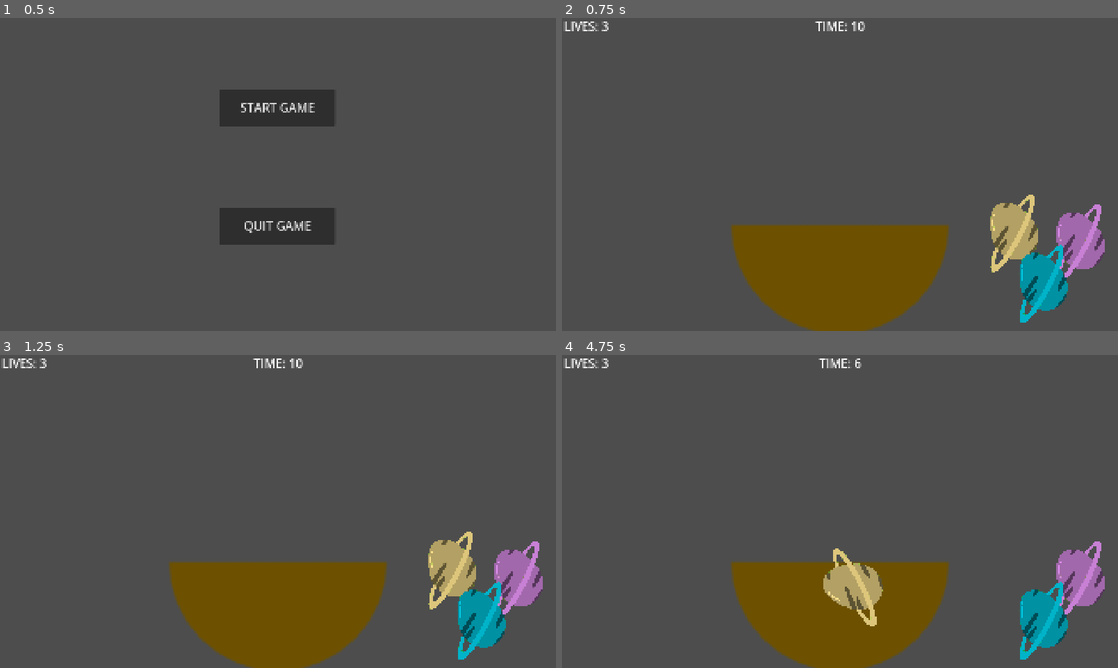
Above: before the commit, frames 1-4 (two rows, left to right).
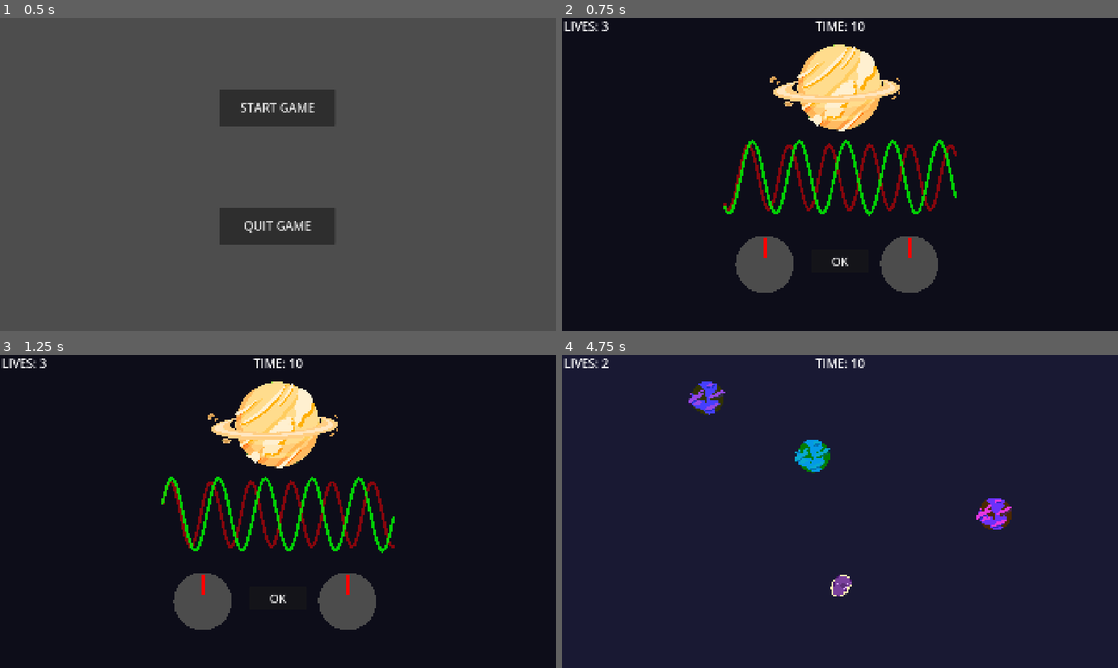
Above: after the commit, the same moments.

Repository: saangosu/BREAK-THE-WORLD-unisabana-gamejam-2026
Game: Godot game, scene res://scenes/main_scene.tscn
Same seed, same stepped clock (60 frames per second), same inputs: the game is played once before the commit and once after it.
Inputs (mouse positions are in pixels of both pictures, inside the frame that each line leads up to):
- Up to frame 1 (0.5 s): no input
- Up to frame 2 (0.75 s): click "START GAME" at 0.5 s
- Up to frame 3 (1.25 s): no input
- Up to frame 4 (4.75 s): click (840, 599) at 1.25 s, where only the run after the commit has a clickable "OK"; click (840, 599) at 2 s, where only the run after the commit has a clickable "OK"; click (840, 599) at 2.75 s, where only the run after the commit has a clickable "OK"; tap Enter (ui_accept) at 3.5 s; drag from (1012, 567) to (840, 561) at 3.52 s; click (840, 445) at 4.25 s, where only the run after the commit has a clickable "START GAME"

Frame 1 is identical in both runs. In frame 2, 100% of the frame differs, in the area x 0-100%, y 0-100%; in frame 3, 100%; in frame 4, 100%.

Commit message:
Changes of  mini game 5

Diff:
--- a/Breaking News THE UNIVERSE/scenes/Minigame5/MiniGame5.tscn
+++ /dev/null
@@ -1,32 +0,0 @@
-[gd_scene format=3 uid="uid://dammconsy8ac7"]
-
-[ext_resource type="Script" uid="uid://d2i6c1f2knq1y" path="res://scenes/Minigame5/mini_game_5.gd" id="1_peu2q"]
-[ext_resource type="Texture2D" uid="uid://bvlan7jb7dn1" path="res://textures/art/Luna.png" id="2_ll6yd"]
-
-[node name="MiniGame5" type="Node2D" unique_id=1260531096]
-script = ExtResource("1_peu2q")
-
-[node name="Label" type="Label" parent="." unique_id=1248788211]
-offset_left = 381.0
-offset_top = 300.0
-offset_right = 499.0
-offset_bottom = 381.0
-
-[node name="Planeta" type="TextureRect" parent="." unique_id=1849970147]
-custom_minimum_size = Vector2(200, 200)
-offset_left = 1060.0
-offset_top = 265.0
-offset_right = 3220.0
-offset_bottom = 1885.0
-scale = Vector2(0.2, 0.2)
-mouse_filter = 0
-texture = ExtResource("2_ll6yd")
-
-[node name="ProgressBar" type="ProgressBar" parent="." unique_id=1569619162]
-custom_minimum_size = Vector2(400, 30)
-offset_left = 284.0
-offset_top = 10.0
-offset_right = 509.0
-offset_bottom = 96.0
-
-[connection signal="gui_input" from="Planeta" to="." method="_on_planeta_gui_input"]
--- a/Breaking News THE UNIVERSE/scenes/Minigame5/mini_game_5.gd
+++ /dev/null
@@ -1,45 +0,0 @@
-extends Minigame
-
-# Cuánto movimiento de ratón se necesita para completar el rallado
-var rallado_necesario = 400.0
-var rallado_actual = 0.0
-
-# Para detectar el movimiento rápido del mouse
-var esta_presionado = false
-var ultima_pos_mouse = Vector2.ZERO
-
-func _ready():
-	$Label.text = "Ralla la luna para el spaguetti galáctico\nHaz click en el planeta y mueve el mouse arriba y abajo rápido"
-	$ProgressBar.max_value = rallado_necesario
-	$ProgressBar.value = 0
-
-func _process(delta):
-	if esta_presionado:
-		var pos_actual = get_viewport().get_mouse_position()
-		var movimiento = abs(pos_actual.y - ultima_pos_mouse.y)
-
-		# Solo cuenta si el movimiento es rápido (más de 5 pixels)
-		if movimiento > 5:
-			rallado_actual += movimiento
-			$ProgressBar.value = rallado_actual
-
-			if rallado_actual >= rallado_necesario:
-				nivel_superado()
-
-		ultima_pos_mouse = pos_actual
-
-func _on_planeta_gui_input(event):
-	if event is InputEventMouseButton:
-		if event.button_index == MOUSE_BUTTON_LEFT:
-			esta_presionado = event.pressed
-			ultima_pos_mouse = get_viewport().get_mouse_position()
-
-func nivel_superado():
-	esta_presionado = false
-	$Label.text = "Spaguetti galáctico listo!"
-	completed.emit()
-
-func nivel_fallido():
-	esta_presionado = false
-	$Label.text = "Fallaste!"
-	lost.emit()
--- /dev/null
+++ b/Breaking News THE UNIVERSE/scenes/minigame_5/minigame_5.tscn
@@ -0,0 +1,654 @@
+[gd_scene load_steps=4 format=3 uid="uid://minigame5"]
+
+[ext_resource type="Script" path="res://scripts/minigame_5/minigame_5.gd" id="1_script"]
+[ext_resource type="Texture2D" uid="uid://bvlan7jb7dn1" path="res://textures/art/Luna.png" id="2_moon"]
+
+[sub_resource type="StyleBoxFlat" id="StyleBoxFlat_bg"]
+bg_color = Color(0.2, 0.2, 0.2, 1)
+
+[sub_resource type="StyleBoxFlat" id="StyleBoxFlat_fill"]
+bg_color = Color(1, 0.8, 0.2, 1)
+
+[node name="Minigame5" type="Node2D"]
+script = ExtResource("1_script")
+
+[node name="Background" type="ColorRect" parent="."]
+offset_right = 1920.0
+offset_bottom = 1080.0
+color = Color(0.1, 0.05, 0.15, 1)
+mouse_filter = 2
+
+[node name="GraterFrame" type="ColorRect" parent="."]
+offset_left = 760.0
+offset_top = 100.0
+offset_right = 1160.0
+offset_bottom = 980.0
+color = Color(0.65, 0.65, 0.7, 1)
+mouse_filter = 2
+
+[node name="GraterHolesBG" type="ColorRect" parent="GraterFrame"]
+layout_mode = 0
+offset_left = 40.0
+offset_top = 40.0
+offset_right = 360.0
+offset_bottom = 840.0
+color = Color(0.3, 0.3, 0.35, 1)
+mouse_filter = 2
+
+[node name="Hole_1" type="ColorRect" parent="GraterFrame/GraterHolesBG"]
+layout_mode = 0
+offset_left = 50.0
+offset_top = 50.0
+offset_right = 70.0
+offset_bottom = 70.0
+color = Color(0.1, 0.1, 0.1, 1)
+mouse_filter = 2
+
+[node name="Hole_2" type="ColorRect" parent="GraterFrame/GraterHolesBG"]
+layout_mode = 0
+offset_left = 50.0
+offset_top = 110.0
+offset_right = 70.0
+offset_bottom = 130.0
+color = Color(0.1, 0.1, 0.1, 1)
+mouse_filter = 2
+
+[node name="Hole_3" type="ColorRect" parent="GraterFrame/GraterHolesBG"]
+layout_mode = 0
+offset_left = 50.0
+offset_top = 170.0
+offset_right = 70.0
+offset_bottom = 190.0
+color = Color(0.1, 0.1, 0.1, 1)
+mouse_filter = 2
+
+[node name="Hole_4" type="ColorRect" parent="GraterFrame/GraterHolesBG"]
+layout_mode = 0
+offset_left = 50.0
+offset_top = 230.0
+offset_right = 70.0
+offset_bottom = 250.0
+color = Color(0.1, 0.1, 0.1, 1)
+mouse_filter = 2
+
+[node name="Hole_5" type="ColorRect" parent="GraterFrame/GraterHolesBG"]
+layout_mode = 0
+offset_left = 50.0
+offset_top = 290.0
+offset_right = 70.0
+offset_bottom = 310.0
+color = Color(0.1, 0.1, 0.1, 1)
+mouse_filter = 2
+
+[node name="Hole_6" type="ColorRect" parent="GraterFrame/GraterHolesBG"]
+layout_mode = 0
+offset_left = 50.0
+offset_top = 350.0
+offset_right = 70.0
+offset_bottom = 370.0
+color = Color(0.1, 0.1, 0.1, 1)
+mouse_filter = 2
+
+[node name="Hole_7" type="ColorRect" parent="GraterFrame/GraterHolesBG"]
+layout_mode = 0
+offset_left = 50.0
+offset_top = 410.0
+offset_right = 70.0
+offset_bottom = 430.0
+color = Color(0.1, 0.1, 0.1, 1)
+mouse_filter = 2
+
+[node name="Hole_8" type="ColorRect" parent="GraterFrame/GraterHolesBG"]
+layout_mode = 0
+offset_left = 50.0
+offset_top = 470.0
+offset_right = 70.0
+offset_bottom = 490.0
+color = Color(0.1, 0.1, 0.1, 1)
+mouse_filter = 2
+
+[node name="Hole_9" type="ColorRect" parent="GraterFrame/GraterHolesBG"]
+layout_mode = 0
+offset_left = 50.0
+offset_top = 530.0
+offset_right = 70.0
+offset_bottom = 550.0
+color = Color(0.1, 0.1, 0.1, 1)
+mouse_filter = 2
+
+[node name="Hole_10" type="ColorRect" parent="GraterFrame/GraterHolesBG"]
+layout_mode = 0
+offset_left = 50.0
+offset_top = 590.0
+offset_right = 70.0
+offset_bottom = 610.0
+color = Color(0.1, 0.1, 0.1, 1)
+mouse_filter = 2
+
+[node name="Hole_11" type="ColorRect" parent="GraterFrame/GraterHolesBG"]
+layout_mode = 0
+offset_left = 50.0
+offset_top = 650.0
+offset_right = 70.0
+offset_bottom = 670.0
+color = Color(0.1, 0.1, 0.1, 1)
+mouse_filter = 2
+
+[node name="Hole_12" type="ColorRect" parent="GraterFrame/GraterHolesBG"]
+layout_mode = 0
+offset_left = 50.0
+offset_top = 710.0
+offset_right = 70.0
+offset_bottom = 730.0
+color = Color(0.1, 0.1, 0.1, 1)
+mouse_filter = 2
+
+[node name="Hole_13" type="ColorRect" parent="GraterFrame/GraterHolesBG"]
+layout_mode = 0
+offset_left = 50.0
+offset_top = 770.0
+offset_right = 70.0
+offset_bottom = 790.0
+color = Color(0.1, 0.1, 0.1, 1)
+mouse_filter = 2
+
+[node name="Hole_14" type="ColorRect" parent="GraterFrame/GraterHolesBG"]
+layout_mode = 0
+offset_left = 110.0
+offset_top = 50.0
+offset_right = 130.0
+offset_bottom = 70.0
+color = Color(0.1, 0.1, 0.1, 1)
+mouse_filter = 2
+
+[node name="Hole_15" type="ColorRect" parent="GraterFrame/GraterHolesBG"]
+layout_mode = 0
+offset_left = 110.0
+offset_top = 110.0
+offset_right = 130.0
+offset_bottom = 130.0
+color = Color(0.1, 0.1, 0.1, 1)
+mouse_filter = 2
+
+[node name="Hole_16" type="ColorRect" parent="GraterFrame/GraterHolesBG"]
+layout_mode = 0
+offset_left = 110.0
+offset_top = 170.0
+offset_right = 130.0
+offset_bottom = 190.0
+color = Color(0.1, 0.1, 0.1, 1)
+mouse_filter = 2
+
+[node name="Hole_17" type="ColorRect" parent="GraterFrame/GraterHolesBG"]
+layout_mode = 0
+offset_left = 110.0
+offset_top = 230.0
+offset_right = 130.0
+offset_bottom = 250.0
+color = Color(0.1, 0.1, 0.1, 1)
+mouse_filter = 2
+
+[node name="Hole_18" type="ColorRect" parent="GraterFrame/GraterHolesBG"]
+layout_mode = 0
+offset_left = 110.0
+offset_top = 290.0
+offset_right = 130.0
+offset_bottom = 310.0
+color = Color(0.1, 0.1, 0.1, 1)
+mouse_filter = 2
+
+[node name="Hole_19" type="ColorRect" parent="GraterFrame/GraterHolesBG"]
+layout_mode = 0
+offset_left = 110.0
+offset_top = 350.0
+offset_right = 130.0
+offset_bottom = 370.0
+color = Color(0.1, 0.1, 0.1, 1)
+mouse_filter = 2
+
+[node name="Hole_20" type="ColorRect" parent="GraterFrame/GraterHolesBG"]
+layout_mode = 0
+offset_left = 110.0
+offset_top = 410.0
+offset_right = 130.0
+offset_bottom = 430.0
+color = Color(0.1, 0.1, 0.1, 1)
+mouse_filter = 2
+
+[node name="Hole_21" type="ColorRect" parent="GraterFrame/GraterHolesBG"]
+layout_mode = 0
+offset_left = 110.0
+offset_top = 470.0
+offset_right = 130.0
+offset_bottom = 490.0
+color = Color(0.1, 0.1, 0.1, 1)
+mouse_filter = 2
+
+[node name="Hole_22" type="ColorRect" parent="GraterFrame/GraterHolesBG"]
+layout_mode = 0
+offset_left = 110.0
+offset_top = 530.0
+offset_right = 130.0
+offset_bottom = 550.0
+color = Color(0.1, 0.1, 0.1, 1)
+mouse_filter = 2
+
+[node name="Hole_23" type="ColorRect" parent="GraterFrame/GraterHolesBG"]
+layout_mode = 0
+offset_left = 110.0
+offset_top = 590.0
+offset_right = 130.0
+offset_bottom = 610.0
+color = Color(0.1, 0.1, 0.1, 1)
+mouse_filter = 2
+
+[node name="Hole_24" type="ColorRect" parent="GraterFrame/GraterHolesBG"]
+layout_mode = 0
+offset_left = 110.0
+offset_top = 650.0
+offset_right = 130.0
+offset_bottom = 670.0
+color = Color(0.1, 0.1, 0.1, 1)
+mouse_filter = 2
+
+[node name="Hole_25" type="ColorRect" parent="GraterFrame/GraterHolesBG"]
+layout_mode = 0
+offset_left = 110.0
+offset_top = 710.0
+offset_right = 130.0
+offset_bottom = 730.0
+color = Color(0.1, 0.1, 0.1, 1)
+mouse_filter = 2
+
+[node name="Hole_26" type="ColorRect" parent="GraterFrame/GraterHolesBG"]
+layout_mode = 0
+offset_left = 110.0
+offset_top = 770.0
+offset_right = 130.0
+offset_bottom = 790.0
+color = Color(0.1, 0.1, 0.1, 1)
+mouse_filter = 2
+
+[node name="Hole_27" type="ColorRect" parent="GraterFrame/GraterHolesBG"]
+layout_mode = 0
+offset_left = 170.0
+offset_top = 50.0
+offset_right = 190.0
+offset_bottom = 70.0
+color = Color(0.1, 0.1, 0.1, 1)
+mouse_filter = 2
+
+[node name="Hole_28" type="ColorRect" parent="GraterFrame/GraterHolesBG"]
+layout_mode = 0
+offset_left = 170.0
+offset_top = 110.0
+offset_right = 190.0
+offset_bottom = 130.0
+color = Color(0.1, 0.1, 0.1, 1)
+mouse_filter = 2
+
+[node name="Hole_29" type="ColorRect" parent="GraterFrame/GraterHolesBG"]
+layout_mode = 0
+offset_left = 170.0
+offset_top = 170.0
+offset_right = 190.0
+offset_bottom = 190.0
+color = Color(0.1, 0.1, 0.1, 1)
+mouse_filter = 2
+
+[node name="Hole_30" type="ColorRect" parent="GraterFrame/GraterHolesBG"]
+layout_mode = 0
+offset_left = 170.0
+offset_top = 230.0
+offset_right = 190.0
+offset_bottom = 250.0
+color = Color(0.1, 0.1, 0.1, 1)
+mouse_filter = 2
+
+[node name="Hole_31" type="ColorRect" parent="GraterFrame/GraterHolesBG"]
+layout_mode = 0
+offset_left = 170.0
+offset_top = 290.0
+offset_right = 190.0
+offset_bottom = 310.0
+color = Color(0.1, 0.1, 0.1, 1)
+mouse_filter = 2
+
+[node name="Hole_32" type="ColorRect" parent="GraterFrame/GraterHolesBG"]
+layout_mode = 0
+offset_left = 170.0
+offset_top = 350.0
+offset_right = 190.0
+offset_bottom = 370.0
+color = Color(0.1, 0.1, 0.1, 1)
+mouse_filter = 2
+
+[node name="Hole_33" type="ColorRect" parent="GraterFrame/GraterHolesBG"]
+layout_mode = 0
+offset_left = 170.0
+offset_top = 410.0
+offset_right = 190.0
+offset_bottom = 430.0
+color = Color(0.1, 0.1, 0.1, 1)
+mouse_filter = 2
+
+[node name="Hole_34" type="ColorRect" parent="GraterFrame/GraterHolesBG"]
+layout_mode = 0
+offset_left = 170.0
+offset_top = 470.0
+offset_right = 190.0
+offset_bottom = 490.0
+color = Color(0.1, 0.1, 0.1, 1)
+mouse_filter = 2
+
+[node name="Hole_35" type="ColorRect" parent="GraterFrame/GraterHolesBG"]
+layout_mode = 0
+offset_left = 170.0
+offset_top = 530.0
+offset_right = 190.0
+offset_bottom = 550.0
+color = Color(0.1, 0.1, 0.1, 1)
+mouse_filter = 2
+
+[node name="Hole_36" type="ColorRect" parent="GraterFrame/GraterHolesBG"]
+layout_mode = 0
+offset_left = 170.0
+offset_top = 590.0
+offset_right = 190.0
+offset_bottom = 610.0
+color = Color(0.1, 0.1, 0.1, 1)
+mouse_filter = 2
+
+[node name="Hole_37" type="ColorRect" parent="GraterFrame/GraterHolesBG"]
+layout_mode = 0
+offset_left = 170.0
+offset_top = 650.0
+offset_right = 190.0
+offset_bottom = 670.0
+color = Color(0.1, 0.1, 0.1, 1)
+mouse_filter = 2
+
+[node name="Hole_38" type="ColorRect" parent="GraterFrame/GraterHolesBG"]
+layout_mode = 0
+offset_left = 170.0
+offset_top = 710.0
+offset_right = 190.0
+offset_bottom = 730.0
+color = Color(0.1, 0.1, 0.1, 1)
+mouse_filter = 2
+
+[node name="Hole_39" type="ColorRect" parent="GraterFrame/GraterHolesBG"]
+layout_mode = 0
+offset_left = 170.0
+offset_top = 770.0
+offset_right = 190.0
+offset_bottom = 790.0
+color = Color(0.1, 0.1, 0.1, 1)
+mouse_filter = 2
+
+[node name="Hole_40" type="ColorRect" parent="GraterFrame/GraterHolesBG"]
+layout_mode = 0
+offset_left = 230.0
+offset_top = 50.0
+offset_right = 250.0
+offset_bottom = 70.0
+color = Color(0.1, 0.1, 0.1, 1)
+mouse_filter = 2
+
+[node name="Hole_41" type="ColorRect" parent="GraterFrame/GraterHolesBG"]
+layout_mode = 0
+offset_left = 230.0
+offset_top = 110.0
+offset_right = 250.0
+offset_bottom = 130.0
+color = Color(0.1, 0.1, 0.1, 1)
+mouse_filter = 2
+
+[node name="Hole_42" type="ColorRect" parent="GraterFrame/GraterHolesBG"]
+layout_mode = 0
+offset_left = 230.0
+offset_top = 170.0
+offset_right = 250.0
+offset_bottom = 190.0
+color = Color(0.1, 0.1, 0.1, 1)
+mouse_filter = 2
+
+[node name="Hole_43" type="ColorRect" parent="GraterFrame/GraterHolesBG"]
+layout_mode = 0
+offset_left = 230.0
+offset_top = 230.0
+offset_right = 250.0
+offset_bottom = 250.0
+color = Color(0.1, 0.1, 0.1, 1)
+mouse_filter = 2
+
+[node name="Hole_44" type="ColorRect" parent="GraterFrame/GraterHolesBG"]
+layout_mode = 0
+offset_left = 230.0
+offset_top = 290.0
+offset_right = 250.0
+offset_bottom = 310.0
+color = Color(0.1, 0.1, 0.1, 1)
+mouse_filter = 2
+
+[node name="Hole_45" type="ColorRect" parent="GraterFrame/GraterHolesBG"]
+layout_mode = 0
+offset_left = 230.0
+offset_top = 350.0
+offset_right = 250.0
+offset_bottom = 370.0
+color = Color(0.1, 0.1, 0.1, 1)
+mouse_filter = 2
+
+[node name="Hole_46" type="ColorRect" parent="GraterFrame/GraterHolesBG"]
+layout_mode = 0
+offset_left = 230.0
+offset_top = 410.0
+offset_right = 250.0
+offset_bottom = 430.0
+color = Color(0.1, 0.1, 0.1, 1)
+mouse_filter = 2
+
+[node name="Hole_47" type="ColorRect" parent="GraterFrame/GraterHolesBG"]
+layout_mode = 0
+offset_left = 230.0
+offset_top = 470.0
+offset_right = 250.0
+offset_bottom = 490.0
+color = Color(0.1, 0.1, 0.1, 1)
+mouse_filter = 2
+
+[node name="Hole_48" type="ColorRect" parent="GraterFrame/GraterHolesBG"]
+layout_mode = 0
+offset_left = 230.0
+offset_top = 530.0
+offset_right = 250.0
+offset_bottom = 550.0
+color = Color(0.1, 0.1, 0.1, 1)
+mouse_filter = 2
+
+[node name="Hole_49" type="ColorRect" parent="GraterFrame/GraterHolesBG"]
+layout_mode = 0
+offset_left = 230.0
+offset_top = 590.0
+offset_right = 250.0
+offset_bottom = 610.0
+color = Color(0.1, 0.1, 0.1, 1)
+mouse_filter = 2
+
+[node name="Hole_50" type="ColorRect" parent="GraterFrame/GraterHolesBG"]
+layout_mode = 0
+offset_left = 230.0
+offset_top = 650.0
+offset_right = 250.0
+offset_bottom = 670.0
+color = Color(0.1, 0.1, 0.1, 1)
+mouse_filter = 2
+
+[node name="Hole_51" type="ColorRect" parent="GraterFrame/GraterHolesBG"]
+layout_mode = 0
+offset_left = 230.0
+offset_top = 710.0
+offset_right = 250.0
+offset_bottom = 730.0
+color = Color(0.1, 0.1, 0.1, 1)
+mouse_filter = 2
+
+[node name="Hole_52" type="ColorRect" parent="GraterFrame/GraterHolesBG"]
+layout_mode = 0
+offset_left = 230.0
+offset_top = 770.0
+offset_right = 250.0
+offset_bottom = 790.0
+color = Color(0.1, 0.1, 0.1, 1)
+mouse_filter = 2
+
+[node name="Hole_53" type="ColorRect" parent="GraterFrame/GraterHolesBG"]
+layout_mode = 0
+offset_left = 290.0
+offset_top = 50.0
+offset_right = 310.0
+offset_bottom = 70.0
+color = Color(0.1, 0.1, 0.1, 1)
+mouse_filter = 2
+
+[node name="Hole_54" type="ColorRect" parent="GraterFrame/GraterHolesBG"]
+layout_mode = 0
+offset_left = 290.0
+offset_top = 110.0
+offset_right = 310.0
+offset_bottom = 130.0
+color = Color(0.1, 0.1, 0.1, 1)
+mouse_filter = 2
+
+[node name="Hole_55" type="ColorRect" parent="GraterFrame/GraterHolesBG"]
+layout_mode = 0
+offset_left = 290.0
+offset_top = 170.0
+offset_right = 310.0
+offset_bottom = 190.0
+color = Color(0.1, 0.1, 0.1, 1)
+mouse_filter = 2
+
+[node name="Hole_56" type="ColorRect" parent="GraterFrame/GraterHolesBG"]
+layout_mode = 0
+offset_left = 290.0
+offset_top = 230.0
+offset_right = 310.0
+offset_bottom = 250.0
+color = Color(0.1, 0.1, 0.1, 1)
+mouse_filter = 2
+
+[node name="Hole_57" type="ColorRect" parent="GraterFrame/GraterHolesBG"]
+layout_mode = 0
+offset_left = 290.0
+offset_top = 290.0
+offset_right = 310.0
+offset_bottom = 310.0
+color = Color(0.1, 0.1, 0.1, 1)
+mouse_filter = 2
+
+[node name="Hole_58" type="ColorRect" parent="GraterFrame/GraterHolesBG"]
+layout_mode = 0
+offset_left = 290.0
+offset_top = 350.0
+offset_right = 310.0
+offset_bottom = 370.0
+color = Color(0.1, 0.1, 0.1, 1)
+mouse_filter = 2
+
+[node name="Hole_59" type="ColorRect" parent="GraterFrame/GraterHolesBG"]
+layout_mode = 0
+offset_left = 290.0
+offset_top = 410.0
+offset_right = 310.0
+offset_bottom = 430.0
+color = Color(0.1, 0.1, 0.1, 1)
+mouse_filter = 2
+
+[node name="Hole_60" type="ColorRect" parent="GraterFrame/GraterHolesBG"]
+layout_mode = 0
+offset_left = 290.0
+offset_top = 470.0
+offset_right = 310.0
+offset_bottom = 490.0
+color = Color(0.1, 0.1, 0.1, 1)
+mouse_filter = 2
+
+[node name="Hole_61" type="ColorRect" parent="GraterFrame/GraterHolesBG"]
+layout_mode = 0
+offset_left = 290.0
+offset_top = 530.0
+offset_right = 310.0
+offset_bottom = 550.0
+color = Color(0.1, 0.1, 0.1, 1)
+mouse_filter = 2
+
+[node name="Hole_62" type="ColorRect" parent="GraterFrame/GraterHolesBG"]
+layout_mode = 0
+offset_left = 290.0
+offset_top = 590.0
+offset_right = 310.0
+offset_bottom = 610.0
+color = Color(0.1, 0.1, 0.1, 1)
+mouse_filter = 2
+
+[node name="Hole_63" type="ColorRect" parent="GraterFrame/GraterHolesBG"]
+layout_mode = 0
+offset_left = 290.0
+offset_top = 650.0
+offset_right = 310.0
+offset_bottom = 670.0
+color = Color(0.1, 0.1, 0.1, 1)
+mouse_filter = 2
+
+[node name="Hole_64" type="ColorRect" parent="GraterFrame/GraterHolesBG"]
+layout_mode = 0
+offset_left = 290.0
+offset_top = 710.0
+offset_right = 310.0
+offset_bottom = 730.0
+color = Color(0.1, 0.1, 0.1, 1)
+mouse_filter = 2
+
+[node name="Hole_65" type="ColorRect" parent="GraterFrame/GraterHolesBG"]
+layout_mode = 0
+offset_left = 290.0
+offset_top = 770.0
+offset_right = 310.0
+offset_bottom = 790.0
+color = Color(0.1, 0.1, 0.1, 1)
+mouse_filter = 2
+
+
+
+[node name="ProgressBar" type="ProgressBar" parent="."]
+offset_left = 1300.0
+offset_top = 100.0
+offset_right = 1400.0
+offset_bottom = 980.0
+theme_override_styles/background = SubResource("StyleBoxFlat_bg")
+theme_override_styles/fill = SubResource("StyleBoxFlat_fill")
+fill_mode = 3
+show_percentage = false
+
+[node name="CheeseParticles" type="CPUParticles2D" parent="."]
+position = Vector2(960, 540)
+emitting = false
+amount = 60
+lifetime = 1.0
+emission_shape = 3
+emission_rect_extents = Vector2(60, 20)
+direction = Vector2(0, 1)
+spread = 20.0
+gravity = Vector2(0, 1200)
+initial_velocity_min = 100.0
+initial_velocity_max = 300.0
+scale_amount_min = 8.0
+scale_amount_max = 16.0
+color = Color(1, 0.9, 0.2, 1)
+
+[node name="Moon" type="Sprite2D" parent="."]
+position = Vector2(960, 540)
+scale = Vector2(0.25, 0.25)
+texture = ExtResource("2_moon")
--- a/Breaking News THE UNIVERSE/scripts/game_manager.gd
+++ b/Breaking News THE UNIVERSE/scripts/game_manager.gd
@@ -12,7 +12,7 @@
 @onready var game_timer = $GameTimer
 
 # dictionaries
-var levels := ["res://scenes/eggs/eggs.tscn", "res://scenes/minigame_2/minigame_2.tscn", "res://scenes/Minijuego3.tscn", "res://scenes/minigame_4/minigame_4.tscn", "res://scenes/minigame_6/minigame_6.tscn"]
+var levels := ["res://scenes/eggs/eggs.tscn", "res://scenes/minigame_2/minigame_2.tscn", "res://scenes/Minijuego3.tscn", "res://scenes/minigame_4/minigame_4.tscn", "res://scenes/minigame_6/minigame_6.tscn", "res://scenes/minigame_5/minigame_5.tscn"]
 var user_interfaces := {"main_menu" : "res://scenes/ui/main_menu.tscn"}
 
 # arrays
--- /dev/null
+++ b/Breaking News THE UNIVERSE/scripts/minigame_5/minigame_5.gd
@@ -0,0 +1,85 @@
+extends Minigame
+
+@onready var moon = $Moon
+@onready var progress_bar = $ProgressBar
+@onready var particles = $CheeseParticles
+
+var is_grating = false
+var progress = 0.0
+var required_distance = 10000.0 # lowered distance slightly for testing
+
+var is_game_over = false
+
+var grater_left_bound = 800.0
+var grater_right_bound = 1120.0
+
+var initial_scale = 0.25
+
+func _ready():
+    progress_bar.max_value = 100
+    progress_bar.value = 0
+    moon.scale = Vector2(initial_scale, initial_scale)
+    moon.position = Vector2(960, 540)
+
+    var gm = get_parent()
+    var time_limit = 10.0
+    if gm and "current_time" in gm:
+        time_limit = gm.current_time
+
+    var timer = get_tree().create_timer(time_limit - 0.1)
+    timer.timeout.connect(_on_timeout)
+
+func _on_timeout():
+    if not is_game_over:
+        is_game_over = true
+        emit_signal("lost")
+
+func _input(event):
+    if is_game_over: return
+
+    if event is InputEventMouseButton and event.button_index == MOUSE_BUTTON_LEFT:
+        if event.pressed:
+            is_grating = true
+        else:
+            is_grating = false
+            particles.emitting = false
+
+    if is_grating and event is InputEventMouseMotion:
+        moon.position += event.relative
+        moon.position.y = clamp(moon.position.y, 140, 940)
+
+        # Check walls
+        if moon.position.x < grater_left_bound or moon.position.x > grater_right_bound:
+            _hit_wall()
+            return
+
+        particles.position = moon.position + Vector2(0, 50)
+
+        if abs(event.relative.y) > 0:
+            particles.emitting = true
+            progress += abs(event.relative.y)
+            var pct = min((progress / required_distance) * 100.0, 100.0)
+            progress_bar.value = pct
+
+            # Make moon thinner
+            moon.scale.x = lerp(initial_scale, 0.02, progress / required_distance)
+
+            if pct >= 100.0:
+                _win()
+        else:
+            particles.emitting = false
+
+func _hit_wall():
+    is_grating = false
+    particles.emitting = false
+    moon.position.x = 960
+    emit_signal("life_lost")
+
+func _win():
+    is_game_over = true
+    particles.emitting = false
+    var tween = create_tween()
+    tween.tween_property(moon, "scale", Vector2(0, 0), 0.2)
+    await tween.finished
+    emit_signal("point_scored")
+    emit_signal("completed")
Not shown, added: Breaking News THE UNIVERSE/gdd.txt
Not shown, removed: Breaking News THE UNIVERSE/scenes/Minigame5/mini_game_5.gd.uid
Not shown, added: Breaking News THE UNIVERSE/scripts/minigame_5/minigame_5.gd.uid
Binary file changed: Breaking News THE UNIVERSE/textures/art/Luna.png
